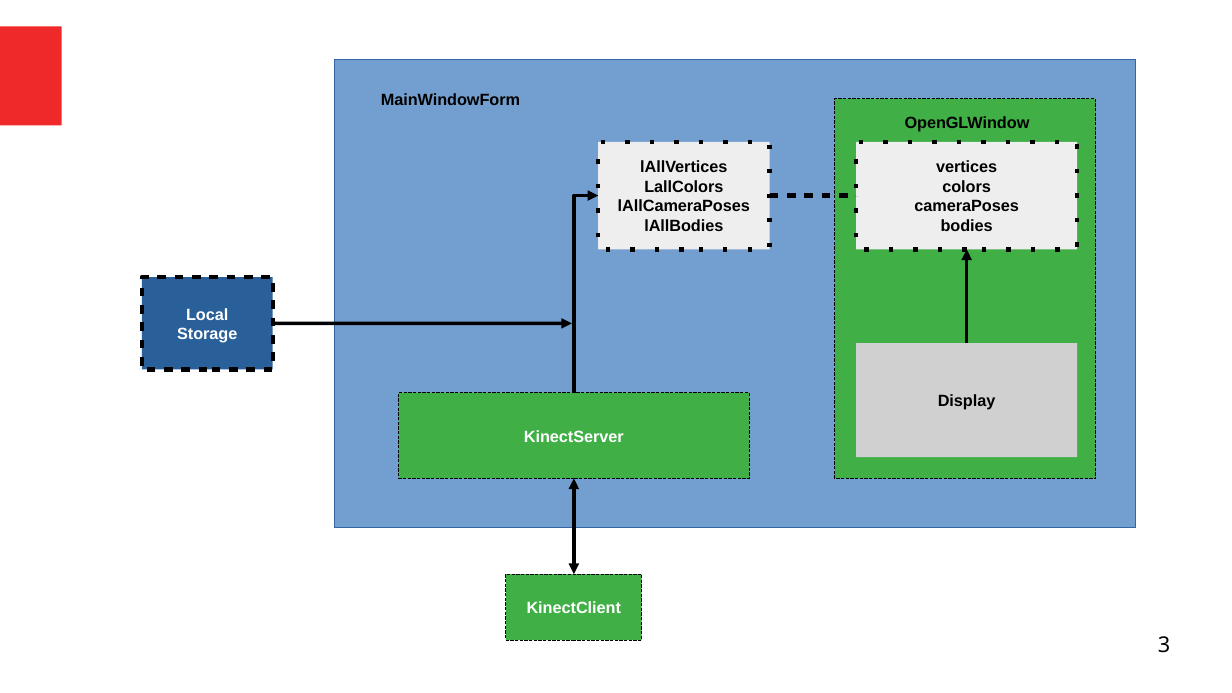
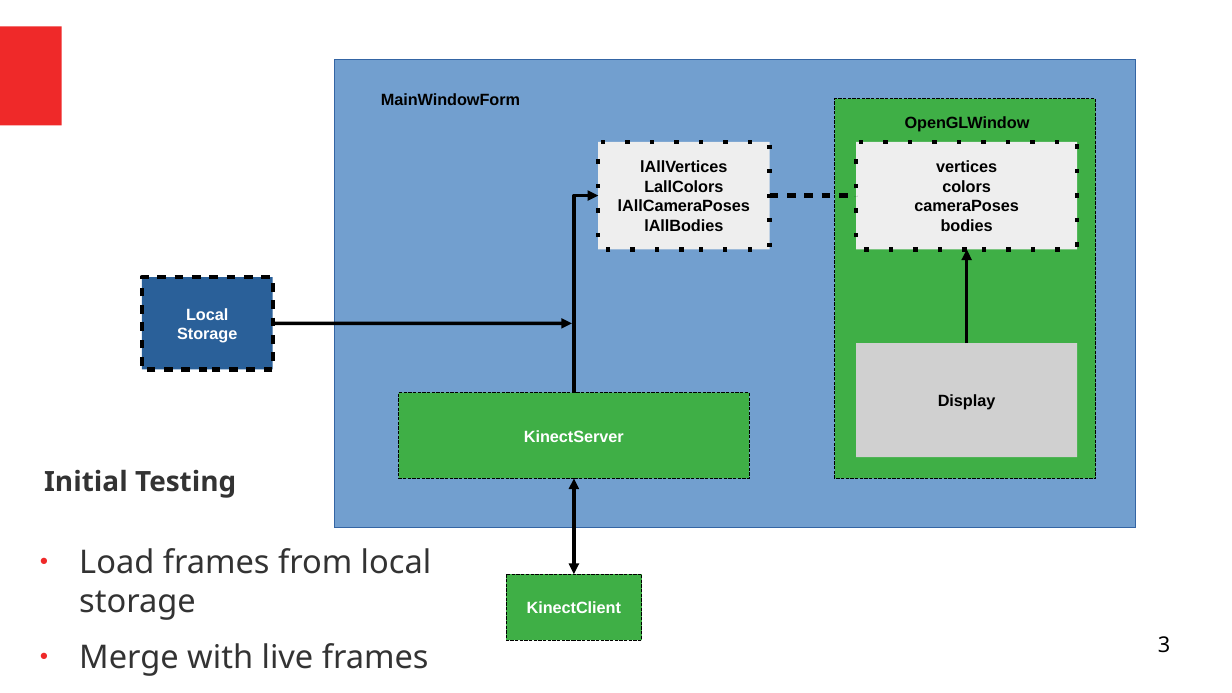
Before and after one commit to thelegend831/dissertation, a slide deck: slide 3 of DecemberCatchUp.odp. Drawn at 1232x693 pixels with LibreOffice and Linux fonts; fonts in the diff are those of the drawing; grey boxes stand for pictures. Boxes give left, top, right and bottom in pixels: in the first picture for what was removed or moved away, otherwise in the second. Text is boxed around its words. In the diff, an @@ line names an element or a change of style, - is before the commit and + after.

```diff
--- a/DecemberCatchUp.odp
+++ b/DecemberCatchUp.odp
@@ title added at [44,469,236,498], 18 pt, text #333333, bold @@
+Initial Testing
@@ text added at [79,548,431,676], 21 pt, text #333333 @@
+● Load frames from local storage
+● Merge with live frames
```
Also in this commit, not shown: 5 other slides changed, 8 slides added, 9 slides removed.
